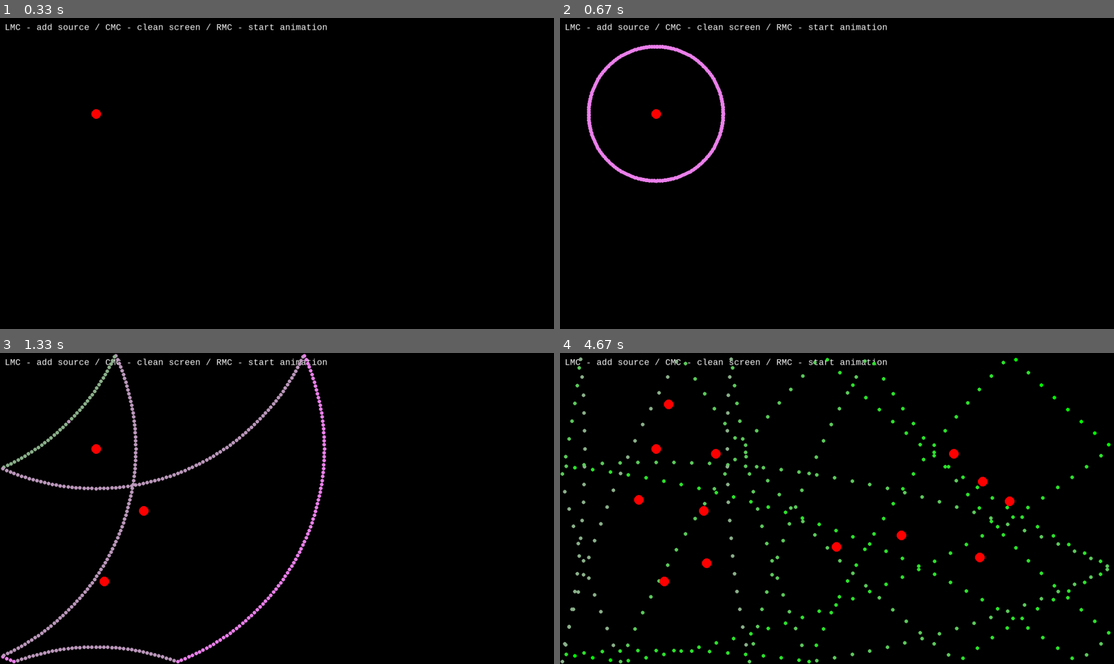
Above: before the commit, frames 1-4 (two rows, left to right).
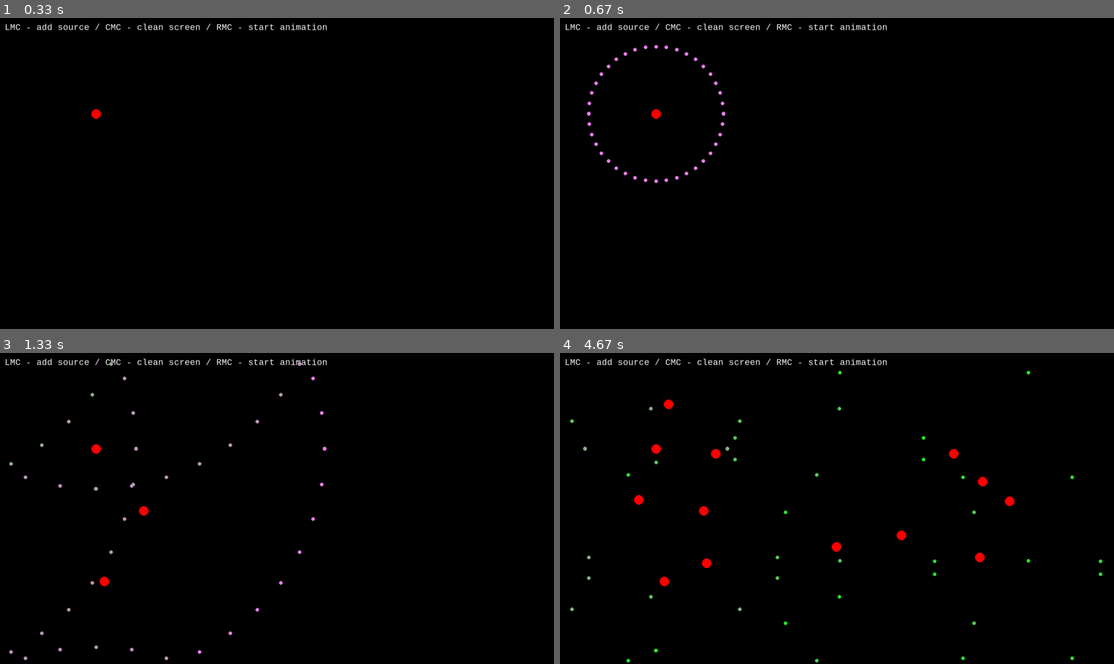
Above: after the commit, the same moments.

Repository: michkowalczuk/pygame-acoustics
Game: pygame game, started from main.py
Two runs of this game, one before a commit and one after it. Both use one fixed random seed, a clock stepped at 60 frames per second and the inputs below.
Inputs (mouse positions are in pixels of both pictures, inside the frame that each line leads up to):
- Up to frame 1 (0.33 s): no input
- Up to frame 2 (0.67 s): right-click (837, 195) at 0.38 s
- Up to frame 3 (1.33 s): click (144, 511) at 0.72 s; click (105, 580) at 1.05 s
- Up to frame 4 (4.67 s): click (903, 533) at 1.38 s; click (637, 499) at 1.72 s; click (837, 545) at 2.05 s; click (981, 558) at 2.38 s; click (981, 480) at 2.72 s; click (1008, 502) at 3.05 s; click (953, 452) at 3.38 s; click (670, 402) at 3.72 s; click (704, 564) at 4.05 s; click (715, 452) at 4.38 s

Frame 1 is identical in both runs. In frame 2, 0.8% of the frame differs, in the area x 4-30%, y 8-53%; in frame 3, 2.4%; in frame 4, 2.5%, in the area x 0-100%, y 1-100%.

Commit message:
removed unnecessary comments

Diff:
--- a/main.py
+++ b/main.py
@@ -6,15 +6,13 @@
 os.environ['SDL_VIDEO_CENTERED'] = '1'  # centers window, must be before pygame.init()!
 pygame.init()  # initialize pygame
 
-PARTICLES_PER_SOURCE = 360
+PARTICLES_PER_SOURCE = 40
 REFLECTION_ORDER = 5
 PARTICLE_SPEED = 5
 PARTICLE_SIZE = 4  # reflection_order + 1
 BACKGROUND_COLOR = Color("Black")
 START_COLOR = Color("Violet")
 END_COLOR = Color("Green")
-#     Color("Firebrick"),
-#     Color("Gold"),
 
 # pygame stuff
 display_info = pygame.display.Info()  # create a video display information object
@@ -35,24 +33,8 @@
                       END_COLOR,
                       REFLECTION_ORDER)
 
-    # env.add_source(600, 600)
     env.add_source(200, 200)
-    # env.add_source(200, 150)
-    # env.add_source(200, 100)
-    # env.add_source(200, 200)
-    # env.add_source(200, 250)
-    # env.add_source(200, 300)
-    # env.add_source(200, 350)
-    # env.add_source(200, 400)
-    # env.add_source(200, 450)
-    # env.add_source(200, 500)
-    # env.add_source(200, 550)
-    # env.add_source(200, 600)
-    # env.add_source(200, 650)
-    # env.add_source(200, 700)
 
-    # from each source create sound molecules
-    # env.generate_particles(PARTICLE_SIZE)
     clock = pygame.time.Clock()
     running = True
     animation = False
@@ -67,6 +49,7 @@
                 env.clean()
                 animation = False
             elif event.type == pygame.MOUSEBUTTONDOWN and event.button == 3:  # RIGHT=3
+                # from each source create sound molecules
                 env.generate_particles(PARTICLE_SIZE, PARTICLE_SPEED, PARTICLES_PER_SOURCE)
                 animation = True
 
